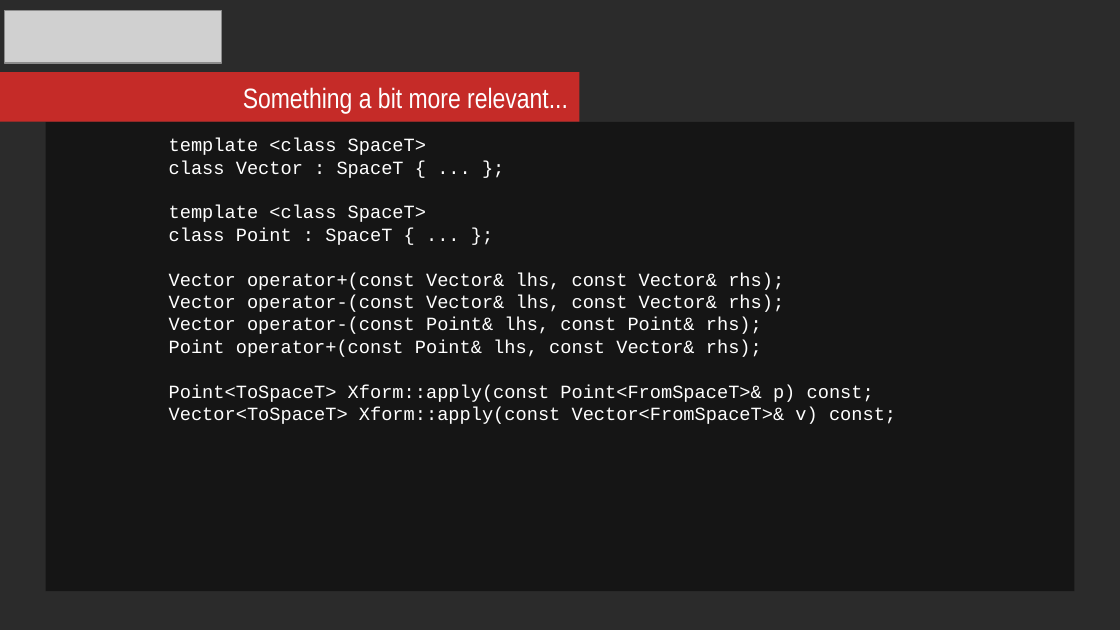
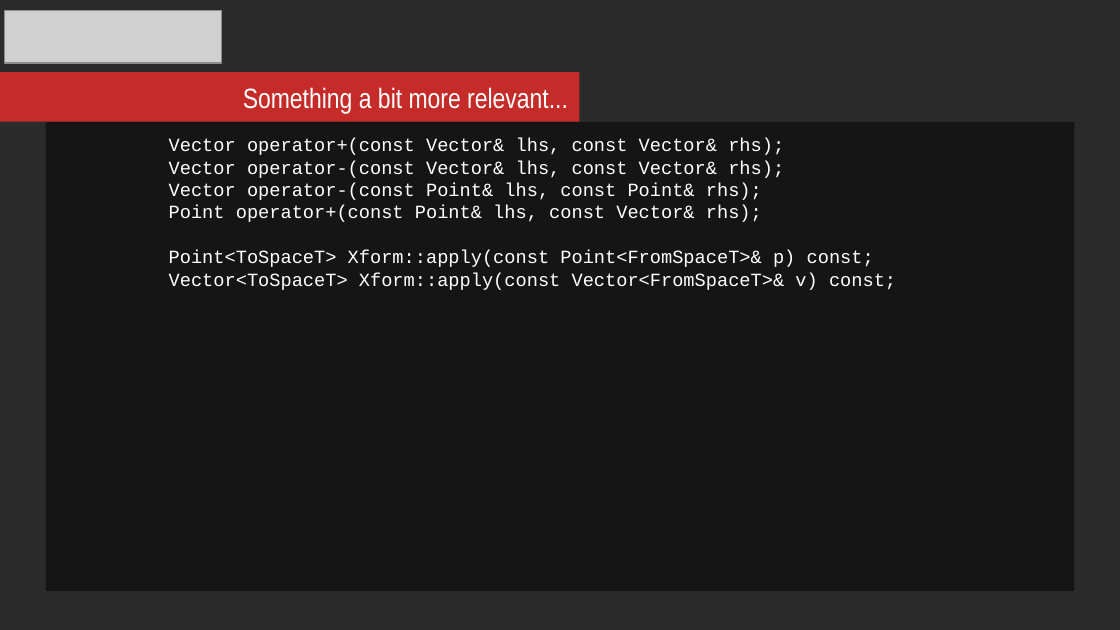
Before and after one commit to mikosz/type-safety, a slide deck: slide 28 of ask-not-what-you-can-do-for-the-compiler.odp. Drawn at 1120x630 pixels with LibreOffice and Linux fonts; fonts in the diff are those of the drawing; grey boxes stand for pictures; background and template pictures are left out; a plain dark background stands for a picture behind light text. Boxes give left, top, right and bottom in pixels: in the first picture for what was removed or moved away, otherwise in the second. Text is boxed around its words. In the diff, an @@ line names an element or a change of style, - is before the commit and + after.

```diff
--- a/ask-not-what-you-can-do-for-the-compiler.odp
+++ b/ask-not-what-you-can-do-for-the-compiler.odp
@@ text in rectangle at (169,138,426,245): paragraphs removed @@
-template <class SpaceT>
-class Vector : SpaceT { ... };
-template <class SpaceT>
-class Point : SpaceT { ... };
```
Also in this commit, not shown: 2 other slides changed, 8 other files.
